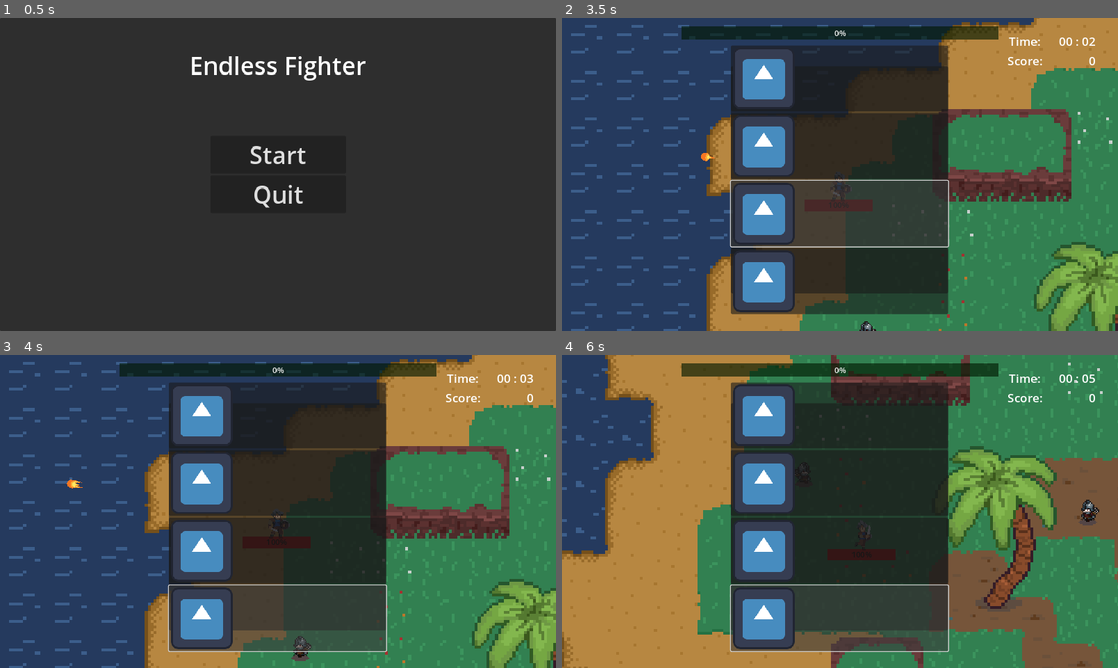
Above: before the commit, frames 1-4 (two rows, left to right).
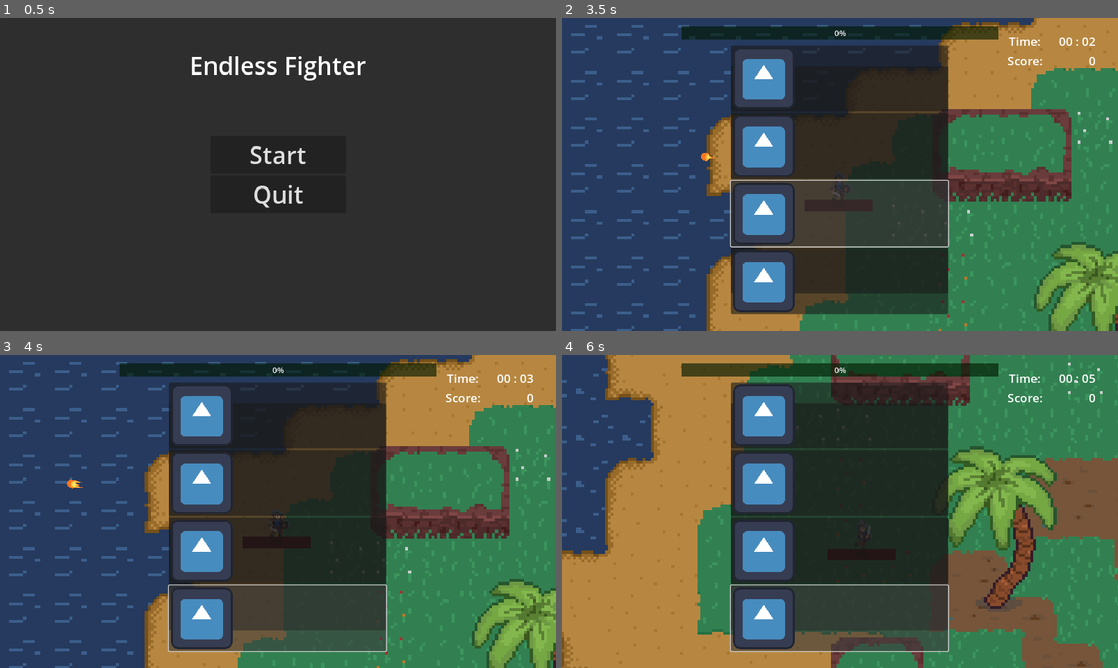
Above: after the commit, the same moments.

Repository: Maibo1608/Interaktive-Systeme
Game: Godot game, scene res://Scenes/main_menu.tscn
The game is run twice, just before and just after one commit, with the same random seed, the same clock (stepped at 60 frames per second) and the same inputs. The engine's default icon, where the game draws it, is replaced by a stand-in: a white triangle on a blue panel in a dark square.
Inputs (mouse positions are in pixels of both pictures, inside the frame that each line leads up to):
- Up to frame 1 (0.5 s): no input
- Up to frame 2 (3.5 s): click "Start" at 0.5 s; click (840, 77) at 1.25 s; click (840, 146) at 2 s; click (840, 212) at 2.75 s
- Up to frame 3 (4 s): click (278, 617) at 3.5 s
- Up to frame 4 (6 s): hold D (right) 4.28-5.03 s; tap Space (attack) at 4.35, 5.1, 5.85 s; hold S (down) 5.03-5.78 s; hold D (right) from 5.78 s (still down)

Frame 1 is identical in both runs. In frame 2, less than 0.1% of the frame differs, in the area x 49-57%, y 58-100%; in frame 3, 0.2%; in frame 4, 0.2%, in the area x 43-97%, y 37-65%.

Commit message:
boss finished and started restart game

Diff:
--- a/Scenes/Enemies/Enemy_Orc_Boss16Bit.tscn
+++ b/Scenes/Enemies/Enemy_Orc_Boss16Bit.tscn
@@ -380,10 +380,12 @@
 collision_mask = 0
 gravity_scale = 0.0
 script = ExtResource("1_0316m")
-health = 100
+health = 10
+max_health = 10
 dam = 20.0
 spawn_time = 1
 xp = 10000
+showHealthbar = true
 speed = 40.0
 
 [node name="visuals" type="AnimatedSprite2D" parent="."]
@@ -405,6 +407,7 @@
 shape = SubResource("CapsuleShape2D_slj47")
 
 [node name="Healthbar" type="ProgressBar" parent="."]
+visible = false
 offset_left = -74.0
 offset_top = 52.0
 offset_right = 67.0
--- a/Scenes/EnemySpawner.tscn
+++ b/Scenes/EnemySpawner.tscn
@@ -1,56 +1,20 @@
-[gd_scene load_steps=13 format=3 uid="uid://dpjp6bludgedi"]
+[gd_scene load_steps=5 format=3 uid="uid://dpjp6bludgedi"]
 
 [ext_resource type="Script" path="res://Scripts/EnemySpawner.gd" id="1_fyqoj"]
-[ext_resource type="PackedScene" uid="uid://b8uuruy3hcybn" path="res://Scenes/Enemies/Enemy_Soldier_16Bit.tscn" id="2_0mfr7"]
 [ext_resource type="Script" path="res://Scripts/spawn_info.gd" id="2_1tctn"]
-[ext_resource type="PackedScene" uid="uid://c67jhj0kaig6b" path="res://Scenes/Enemies/Enemy_Skeleton.tscn" id="4_c1ny0"]
-[ext_resource type="PackedScene" uid="uid://hdhm5078a5wg" path="res://Scenes/Enemies/Enemy_Orc_Warrior.tscn" id="5_eme3r"]
-[ext_resource type="PackedScene" uid="uid://c3j35fb4cenv8" path="res://Scenes/Enemies/Enemy_Orc_Shaman.tscn" id="6_1v7h3"]
 [ext_resource type="PackedScene" uid="uid://ca7y4uloaefcy" path="res://Scenes/Enemies/Enemy_Orc_Boss16Bit.tscn" id="7_8mnlx"]
 
-[sub_resource type="Resource" id="Resource_7c08e"]
+[sub_resource type="Resource" id="Resource_h7xao"]
 script = ExtResource("2_1tctn")
 time_start = 1
-time_end = 60
-enemy = ExtResource("2_0mfr7")
+time_end = 2
+enemy = ExtResource("7_8mnlx")
 enemy_num = 1
 enemy_spawn_delay = 1
 
-[sub_resource type="Resource" id="Resource_hvmy8"]
-script = ExtResource("2_1tctn")
-time_start = 31
-time_end = 90
-enemy = ExtResource("4_c1ny0")
-enemy_num = 1
-enemy_spawn_delay = 1
-
-[sub_resource type="Resource" id="Resource_jo0hy"]
-script = ExtResource("2_1tctn")
-time_start = 61
-time_end = 120
-enemy = ExtResource("5_eme3r")
-enemy_num = 1
-enemy_spawn_delay = 5
-
-[sub_resource type="Resource" id="Resource_iho24"]
-script = ExtResource("2_1tctn")
-time_start = 121
-time_end = 180
-enemy = ExtResource("6_1v7h3")
-enemy_num = 1
-enemy_spawn_delay = 4
-
-[sub_resource type="Resource" id="Resource_h7xao"]
-script = ExtResource("2_1tctn")
-time_start = 121
-time_end = 122
-enemy = ExtResource("7_8mnlx")
-enemy_num = 1
-enemy_spawn_delay = 100
-
 [node name="EnemySpawner" type="Node2D"]
 script = ExtResource("1_fyqoj")
-spawns = Array[ExtResource("2_1tctn")]([SubResource("Resource_7c08e"), SubResource("Resource_hvmy8"), SubResource("Resource_jo0hy"), SubResource("Resource_iho24"), SubResource("Resource_h7xao")])
+spawns = Array[ExtResource("2_1tctn")]([SubResource("Resource_h7xao")])
 
 [node name="Timer" type="Timer" parent="."]
 autostart = true
--- a/Scenes/main_menu.tscn
+++ b/Scenes/main_menu.tscn
@@ -2,7 +2,7 @@
 
 [ext_resource type="Script" path="res://Scripts/main_menu.gd" id="1_xi1c6"]
 
-[node name="MainMenu" type="Control"]
+[node name="MainMenu" type="Control" groups=["Menu"]]
 layout_mode = 3
 anchors_preset = 15
 anchor_right = 1.0
--- a/Scenes/world.tscn
+++ b/Scenes/world.tscn
@@ -11,6 +11,7 @@
 [ext_resource type="PackedScene" uid="uid://djr5wwtma4o23" path="res://Scenes/Enemies/Enemy_Skeleton_16Bit.tscn" id="10_w6ype"]
 [ext_resource type="PackedScene" uid="uid://ctdkkrxhmw0mh" path="res://Scenes/Enemies/Enemy_Orc_Slime_16Bit.tscn" id="11_6xq2q"]
 [ext_resource type="PackedScene" uid="uid://dyqbfiqm0aco6" path="res://Scenes/Enemies/Enemy_Orc_Shaman_16Bit.tscn" id="11_oobqe"]
+[ext_resource type="PackedScene" uid="uid://ca7y4uloaefcy" path="res://Scenes/Enemies/Enemy_Orc_Boss16Bit.tscn" id="12_oaejx"]
 
 [sub_resource type="TileSetAtlasSource" id="TileSetAtlasSource_h3rxj"]
 texture = ExtResource("2_q8akv")
@@ -2978,10 +2979,10 @@
 [sub_resource type="Resource" id="Resource_7c08e"]
 script = ExtResource("7_sia5l")
 time_start = 1
-time_end = 60
+time_end = 35
 enemy = ExtResource("6_n608x")
 enemy_num = 1
-enemy_spawn_delay = 1
+enemy_spawn_delay = 5
 
 [sub_resource type="Resource" id="Resource_hnw87"]
 script = ExtResource("7_sia5l")
@@ -3014,6 +3015,14 @@
 enemy = ExtResource("11_6xq2q")
 enemy_num = 1
 enemy_spawn_delay = 5
+
+[sub_resource type="Resource" id="Resource_885st"]
+script = ExtResource("7_sia5l")
+time_start = 61
+time_end = 121
+enemy = ExtResource("12_oaejx")
+enemy_num = 1
+enemy_spawn_delay = 60
 
 [node name="World" type="Node2D"]
 y_sort_enabled = true
@@ -3054,6 +3063,11 @@
 autostart = true
 
 [node name="EnemySpawner" parent="." instance=ExtResource("5_vg0il")]
-spawns = Array[ExtResource("7_sia5l")]([SubResource("Resource_7c08e"), SubResource("Resource_hnw87"), SubResource("Resource_imgyy"), SubResource("Resource_wioct"), SubResource("Resource_k7m3i")])
+spawns = Array[ExtResource("7_sia5l")]([SubResource("Resource_7c08e"), SubResource("Resource_hnw87"), SubResource("Resource_imgyy"), SubResource("Resource_wioct"), SubResource("Resource_k7m3i"), SubResource("Resource_885st")])
+
+[node name="RestartTimer" type="Timer" parent="."]
+wait_time = 5.0
+one_shot = true
 
 [connection signal="timeout" from="EnemyTimer" to="." method="_on_enemy_timer_timeout"]
+[connection signal="timeout" from="RestartTimer" to="." method="_on_restart_timer_timeout"]
--- a/Scripts/enemy.gd
+++ b/Scripts/enemy.gd
@@ -2,6 +2,7 @@
 
 @onready var visuals = $visuals
 @onready var silhouette = $silhouette
+@onready var healthbar = $Healthbar
 @onready var player = get_tree().get_first_node_in_group("player")
 
 signal killed(points, xp)
@@ -9,6 +10,7 @@
 var is_dying = false
 var got_hit = false
 @export var health:= 1
+@export var max_health:= 1
 @export var dam: = 10.0
 @export var points = 100
 @export var spawn_time = 10;
@@ -21,8 +23,15 @@
 func _ready():
 	visuals.animation = "idle2"
 	visuals.play()
+
 	if (showHealthbar == true):
-		pass
+		healthbar.visible = true
+		healthbar.max_value = max_health
+		healthbar.value = health
+
+
+func set_health_bar () -> void:
+	healthbar.value = health
 
 
 # Called every frame. 'delta' is the elapsed time since the previous frame.
@@ -42,6 +51,8 @@
 func take_damage(amount: int)-> void:
 
 	health = health-amount
+	if (showHealthbar == true):
+		set_health_bar()
 
 
 	if health <= 0:
--- a/Scripts/player.gd
+++ b/Scripts/player.gd
@@ -14,7 +14,7 @@
 var current_xp = 0
 var xp_threshold = 100
 var current_lvl = 1
-var health = 100
+var health = 1
 var basespeed = 400
 var speed = basespeed
 
@@ -80,6 +80,8 @@
 	if body.is_dying == false:
 		damage(body.dam)
 		body.queue_free()
+	#if body.is_dying == true:
+
 
 
 
--- a/Scripts/world.gd
+++ b/Scripts/world.gd
@@ -3,7 +3,8 @@
 @onready var player = $Player
 @onready var hud = $HUD
 @onready var enemy_spawner = $EnemySpawner
-
+@onready var menu = get_tree().get_first_node_in_group("Menu")
+@onready var restartTimer = $RestartTimer
 
 var score = 0
 
@@ -18,9 +19,10 @@
 	hud.player = player
 
 
-# Called every frame. 'delta' is the elapsed time since the previous frame.
+# Called every frame. 'delta' is the elapsed time since the previous frame.S
 func _process(delta):
 	pass
+
 
 func new_game():
 	score = 0
@@ -38,7 +40,16 @@
 func _on_player_dying():
 	hud.death_screen.visible = true
 	get_tree().paused = true
+	print("hud has shown")
+	restartTimer.autostart = true
+
+
 
 func _on_player_lvlup():
 	hud.lvlup()
 	get_tree().paused = true
+
+
+func _on_restart_timer_timeout():
+	print("restart game")
+	get_tree().change_scene("res://Scenes/main_menu.tscn")
Not shown: 1 places in Scenes/world.tscn that only renumber resources
